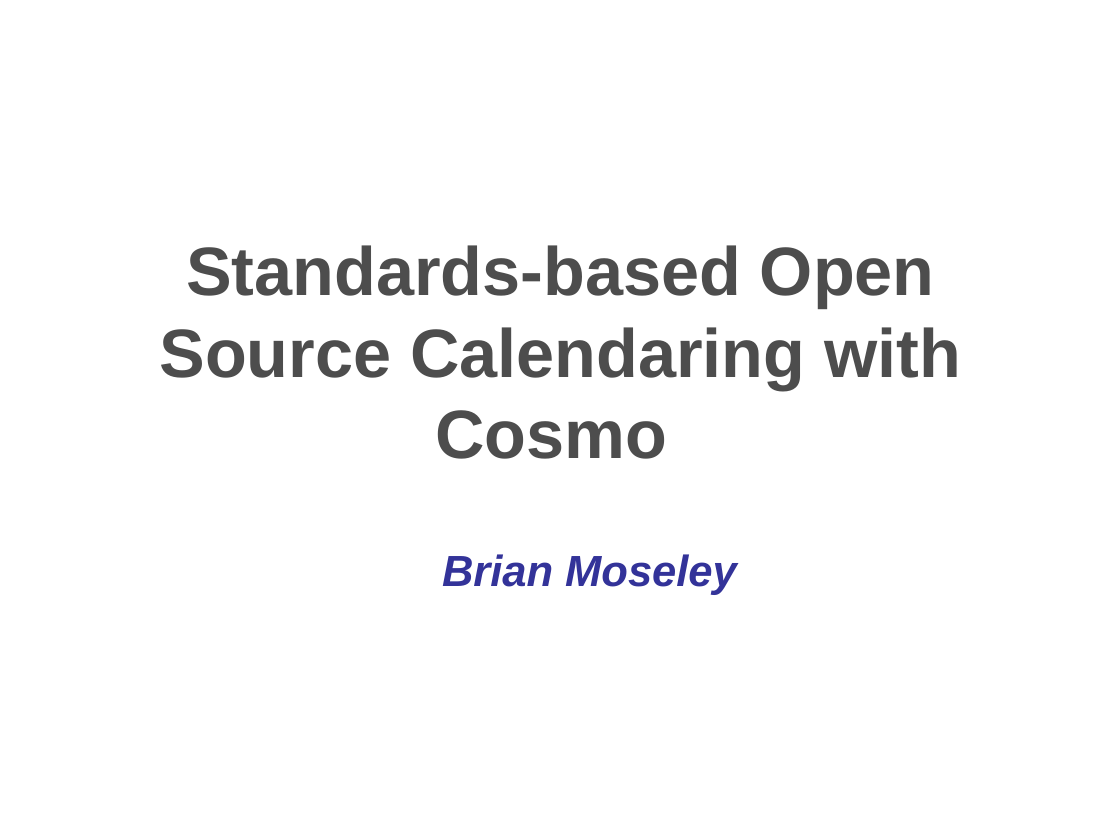
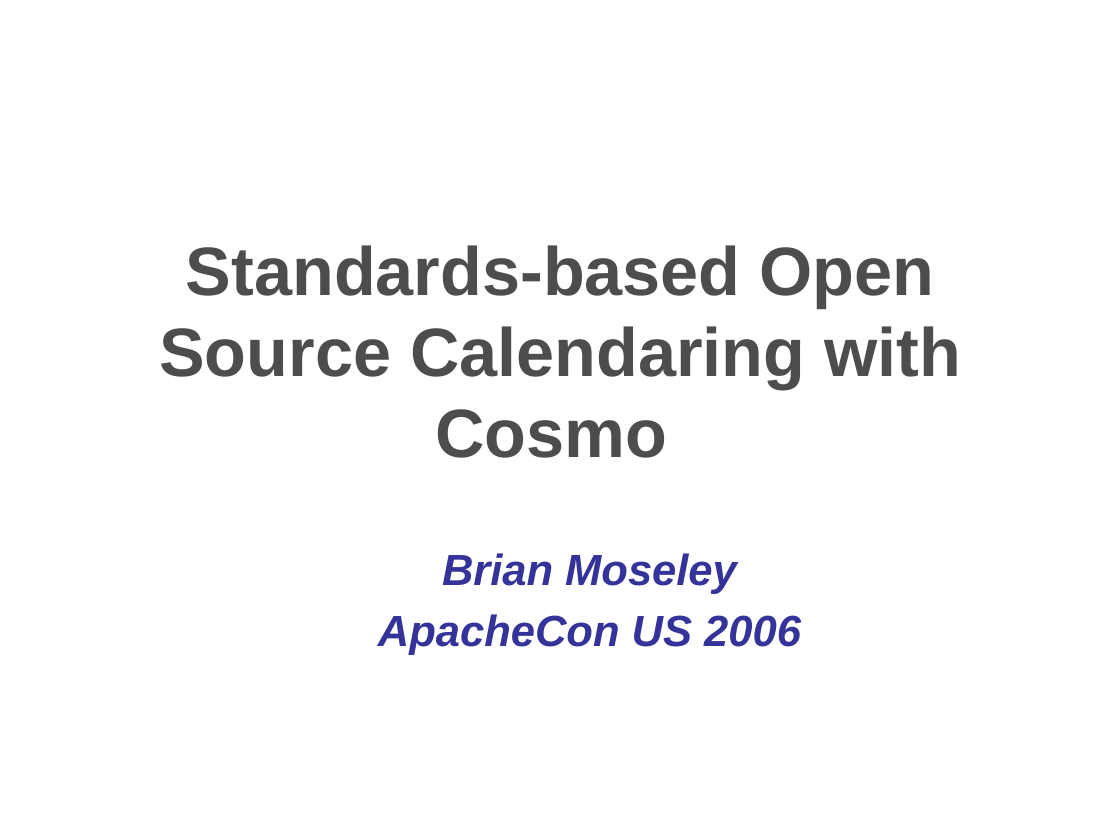
Before and after one commit to travis/cosmo, a slide deck: slide 1 of src/docs/presentations/apachecon2006.ppt. Drawn at 1120x840 pixels with LibreOffice and Linux fonts; fonts in the diff are those of the drawing; background and template pictures are left out. Boxes give left, top, right and bottom in pixels: in the first picture for what was removed or moved away, otherwise in the second. Text is boxed around its words. In the diff, an @@ line names an element or a change of style, - is before the commit and + after.

```diff
--- a/src/docs/presentations/apachecon2006.ppt
+++ b/src/docs/presentations/apachecon2006.ppt
@@ subtitle at box(378, 614, 801, 655): paragraph added @@
+  ApacheCon US 2006
```
Also in this commit, not shown: 23 other slides changed, 5 slides added, 5 slides removed.
